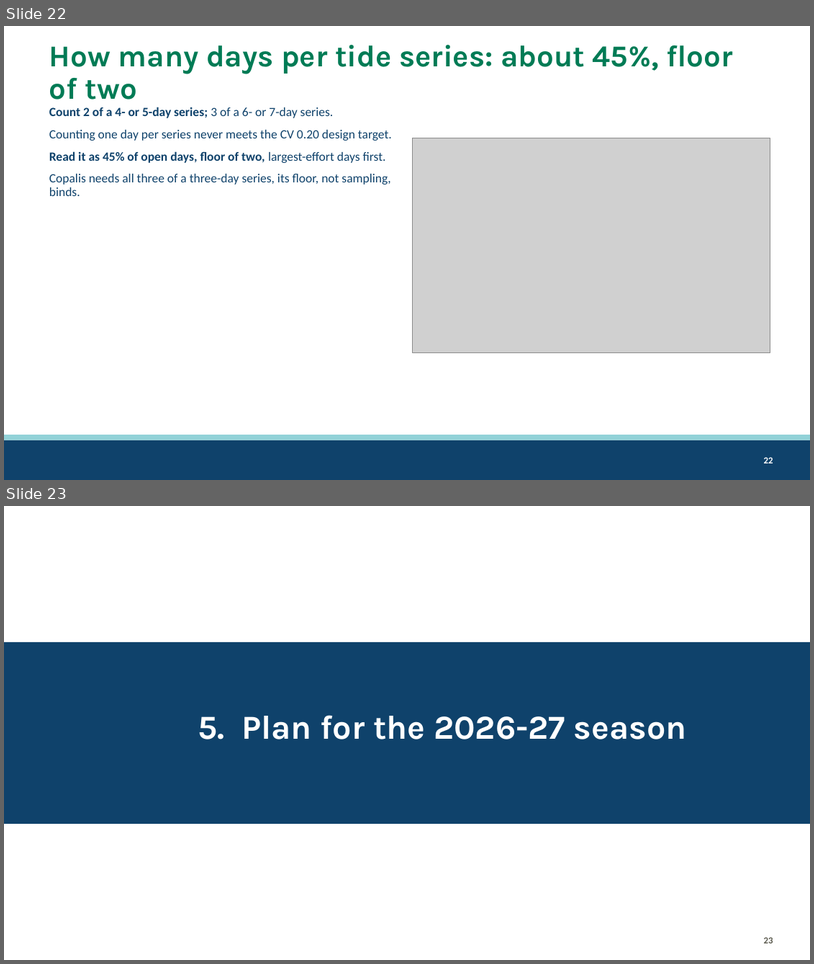
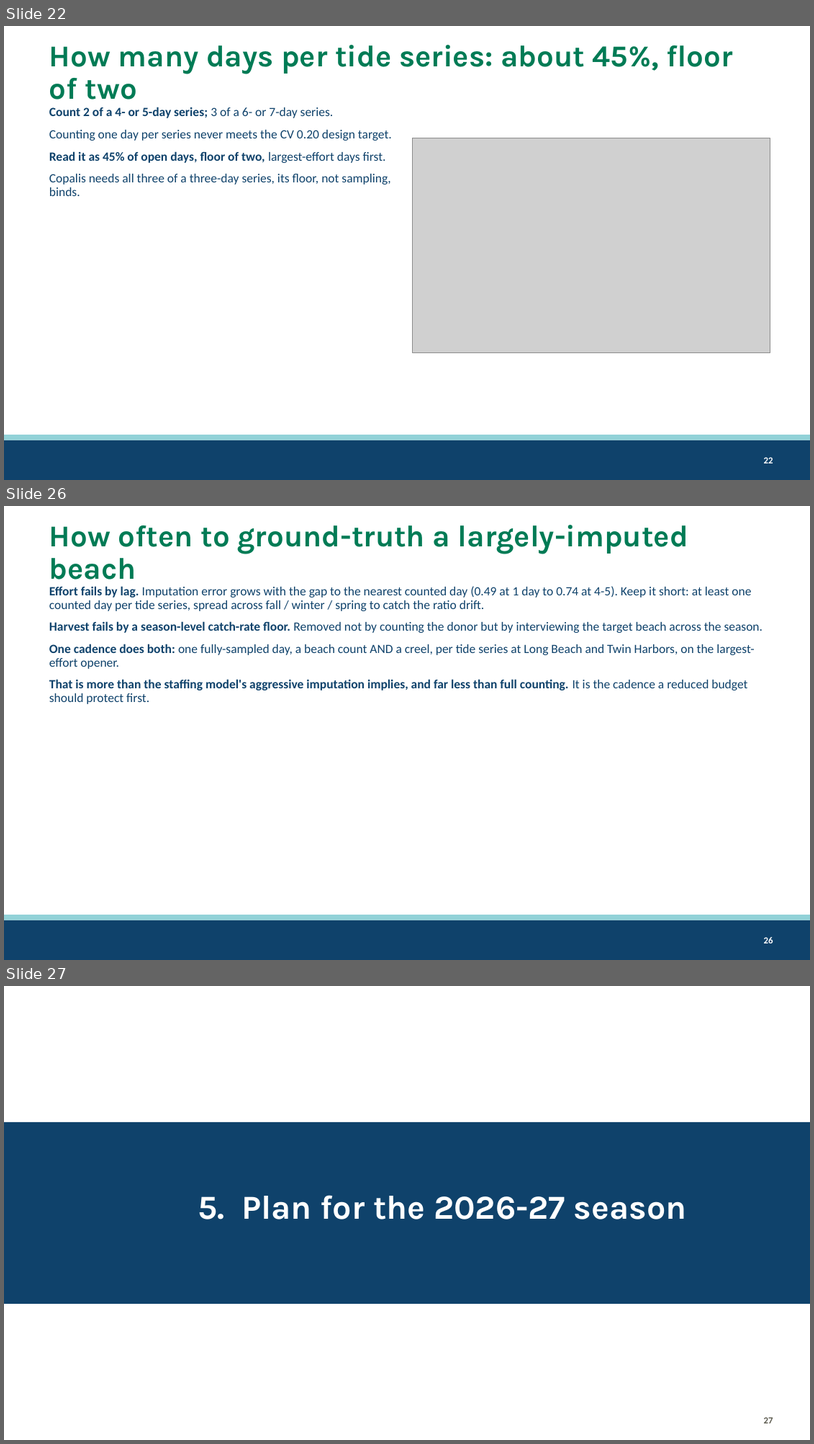
Before and after one commit to mattgeorgephd/razor-clam-harvest-monitoring, a slide deck: 07_presentations/razor-clam-sampling-design.pptx. Shown one above the other, each under a label of ours: slides 22 and 23 before the commit, slides 22, 26 and 27 after it; the slides between them are not shown. The pictures are 814x964 and 814x1444 pixels, drawn with LibreOffice and Linux fonts; fonts in the diff are those of the drawing; grey boxes stand for pictures; background and template pictures are left out. Boxes give left, top, right and bottom in pixels: in the first picture for what was removed or moved away, otherwise in the second. Text is boxed around its words. In the diff, an @@ line names an element or a change of style, - is before the commit and + after.

```diff
--- a/07_presentations/razor-clam-sampling-design.pptx
+++ b/07_presentations/razor-clam-sampling-design.pptx
@@ slide 26 added at [4,506,810,960], background #FFFFFF; not listed: 3 template elements that a slide beside it also shows @@
@@ title added at [49,525,689,587], 36 pt, text #007B55, bold @@
+How often to ground-truth a largely-imputed beach
@@ text added at [49,586,764,704], 15 pt, text #0F426B @@
+Effort fails by lag. Imputation error grows with the gap to the nearest counted day (0.49 at 1 day to 0.74 at 4-5). Keep it short: at least one counted day per tide series, spread across fall / winter / spring to catch the ratio drift.
+Harvest fails by a season-level catch-rate floor. Removed not by counting the donor but by interviewing the target beach across the season.
+One cadence does both: one fully-sampled day, a beach count AND a creel, per tide series at Long Beach and Twin Harbors, on the largest-effort opener.
+That is more than the staffing model's aggressive imputation implies, and far less than full counting. It is the cadence a reduced budget should protect first.
@@ what was slide 23 is now slide 27 @@
@@ page number at [764,1417,774,1423]: text changed @@
-23
+27
```
Also in this commit, not shown: 1 slide changed, 3 other slides added, 11 other files.
